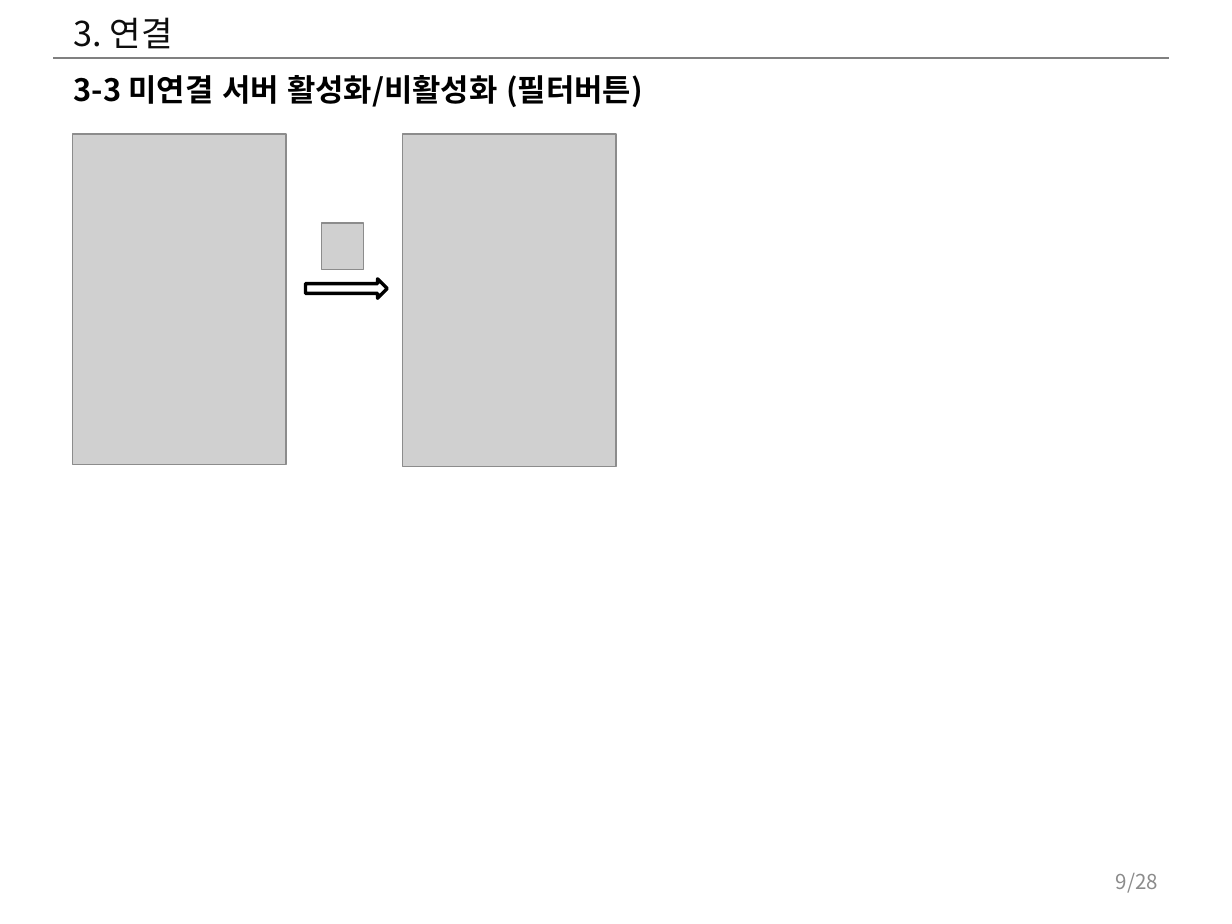
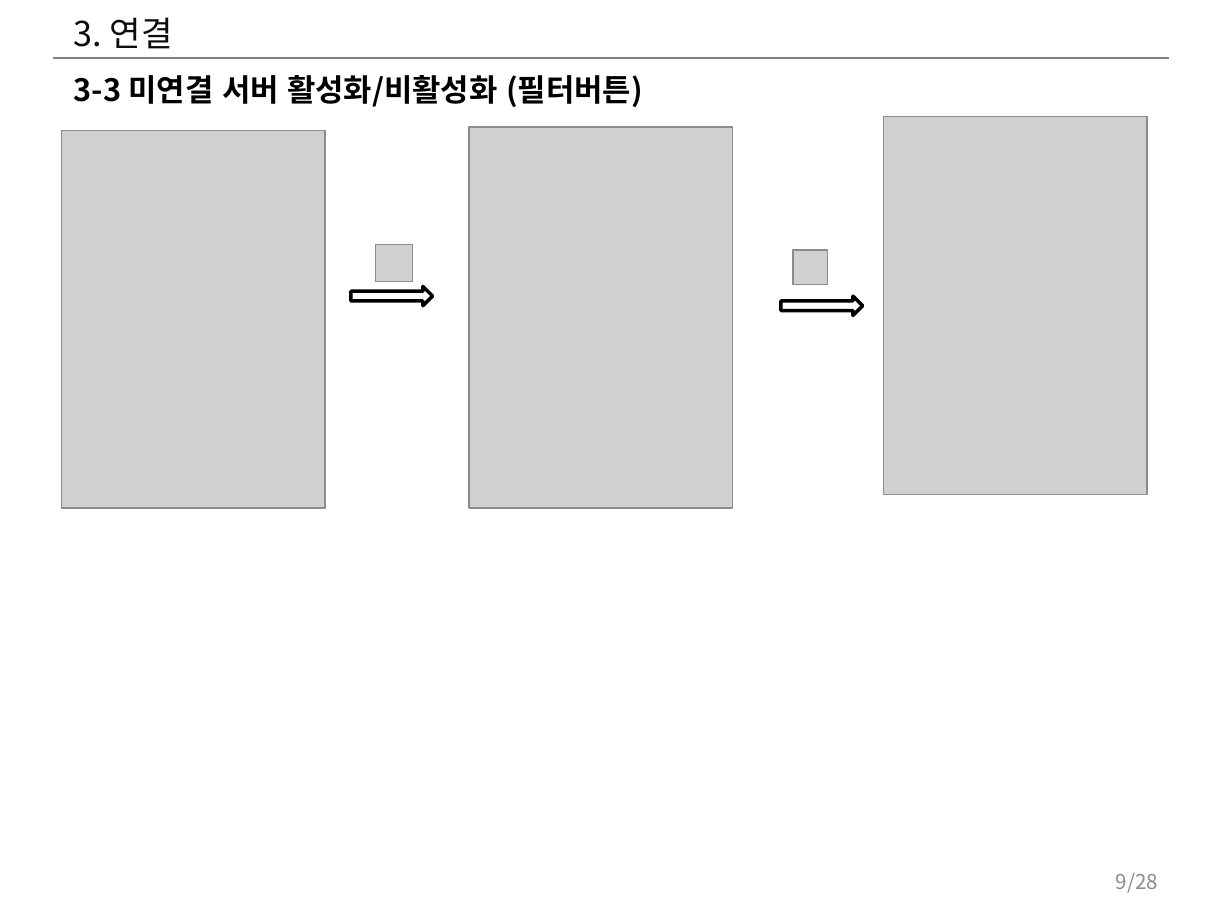
Before and after one commit to hwany7seo/gdbms_document, a slide deck: slide 9 of mockup/시각화도구_UI_UX_기획서.pptx. Drawn at 1232x924 pixels with LibreOffice and Linux fonts; fonts in the diff are those of the drawing; grey boxes stand for pictures. Boxes give left, top, right and bottom in pixels: in the first picture for what was removed or moved away, otherwise in the second. Text is boxed around its words. In the diff, an @@ line names an element or a change of style, - is before the commit and + after.

```diff
--- a/mockup/시각화도구_UI_UX_기획서.pptx
+++ b/mockup/시각화도구_UI_UX_기획서.pptx
@@ picture added at [883,117,1147,495] @@
@@ picture: place and size @@
-picture at [73,134,286,464]
+picture at [62,131,325,509]
@@ picture removed at [403,134,616,467] @@
@@ picture added at [469,127,733,508] @@
@@ picture removed at [322,223,363,270] @@
@@ picture added at [376,244,413,281] @@
@@ picture added at [793,250,828,285] @@
@@ right arrow added at [351,286,432,306], fill #FFFFFF, outline #000000 2 pt @@
@@ right arrow: place and size @@
-right arrow at [306,278,387,298]
+right arrow at [781,296,862,315]
```
Also in this commit, not shown: 10 other slides changed, 39 other files.
